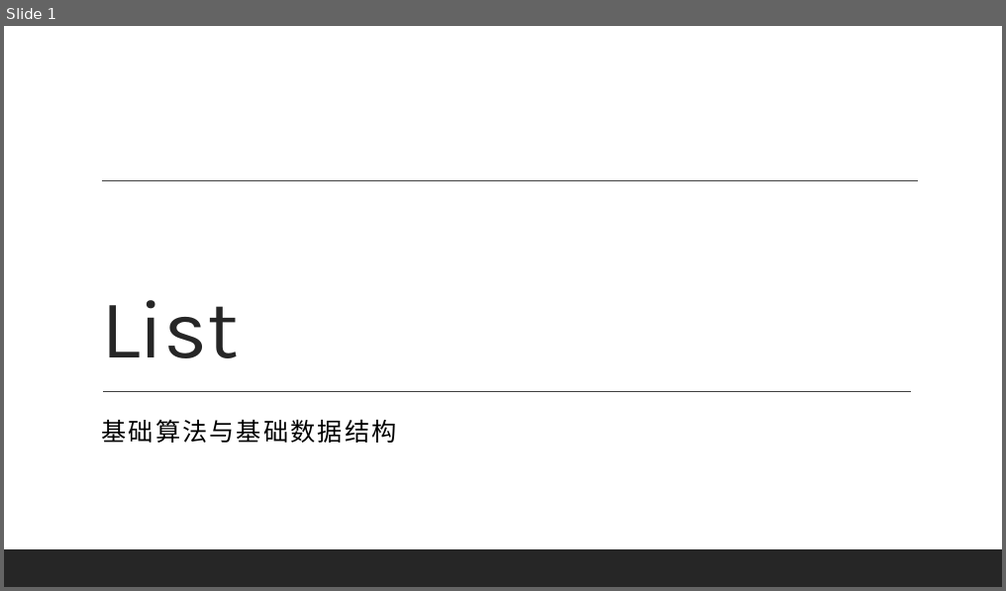
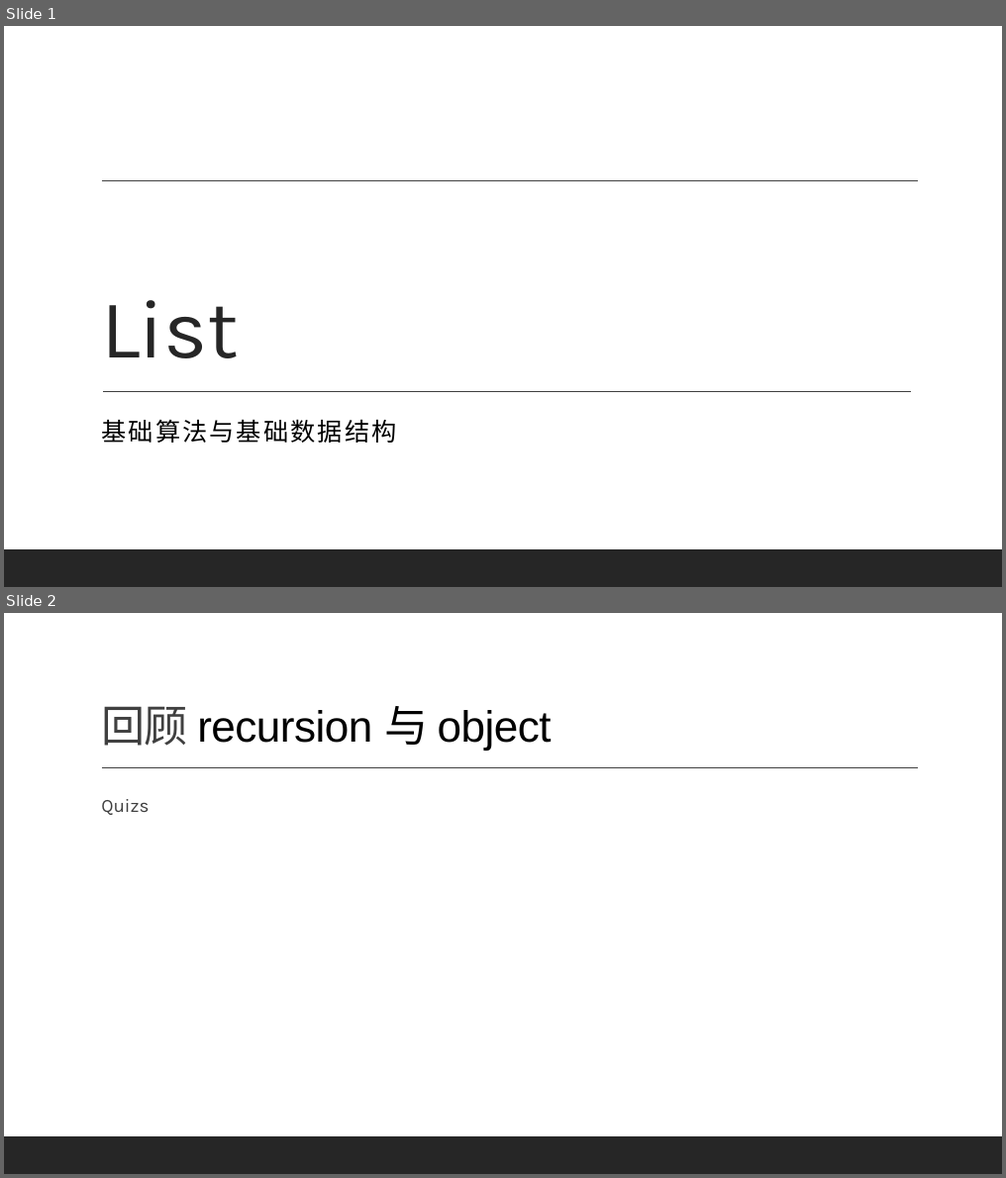
Before and after one commit to basicDSinHDUCS/materials, a slide deck: lecture4/slide.pptx. Shown one above the other, each under a label of ours: slide 1 before the commit, slides 1 and 2 after it. The pictures are 1006x591 and 1006x1178 pixels, drawn with LibreOffice and Linux fonts; fonts in the diff are those of the drawing; background and template pictures are left out. Boxes give left, top, right and bottom in pixels: in the first picture for what was removed or moved away, otherwise in the second. Text is boxed around its words. In the diff, an @@ line names an element or a change of style, - is before the commit and + after.

```diff
--- a/lecture4/slide.pptx
+++ b/lecture4/slide.pptx
@@ slide 2 added at [4, 613, 1002, 1174], background picture (left out); not listed: 2 template elements that a slide beside it also shows @@
@@ title added at [101, 706, 551, 750], 42 pt, text #000000 @@
+回顾 recursion 与 object
@@ text added at [101, 799, 149, 815], 18 pt, text #404040 @@
+  Quizs
```
Also in this commit, not shown: 3 other slides added, 1 other file.
